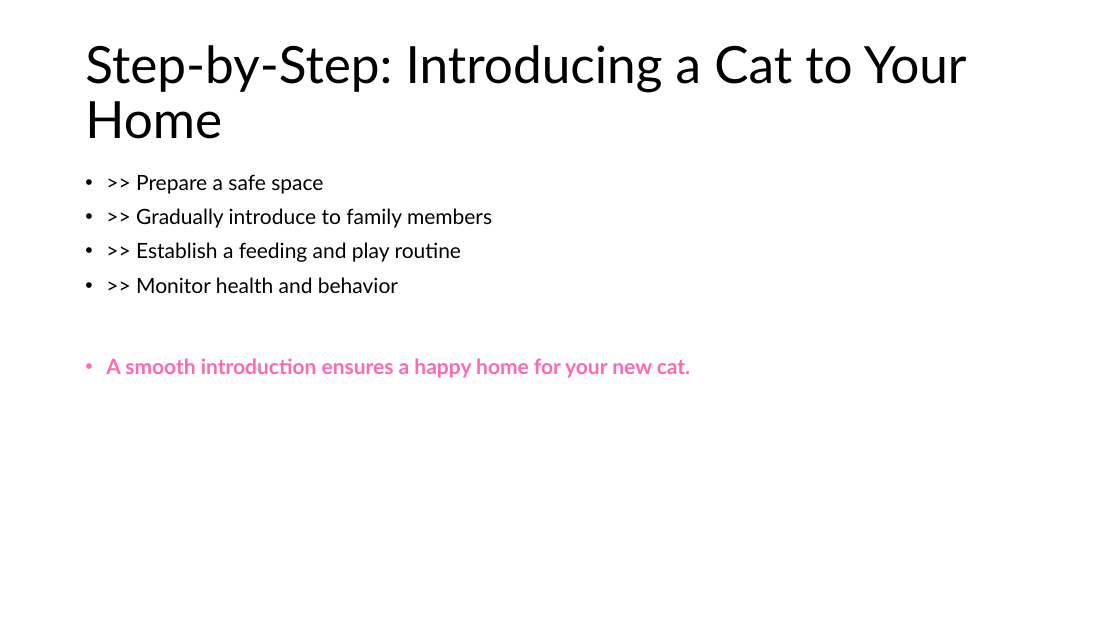
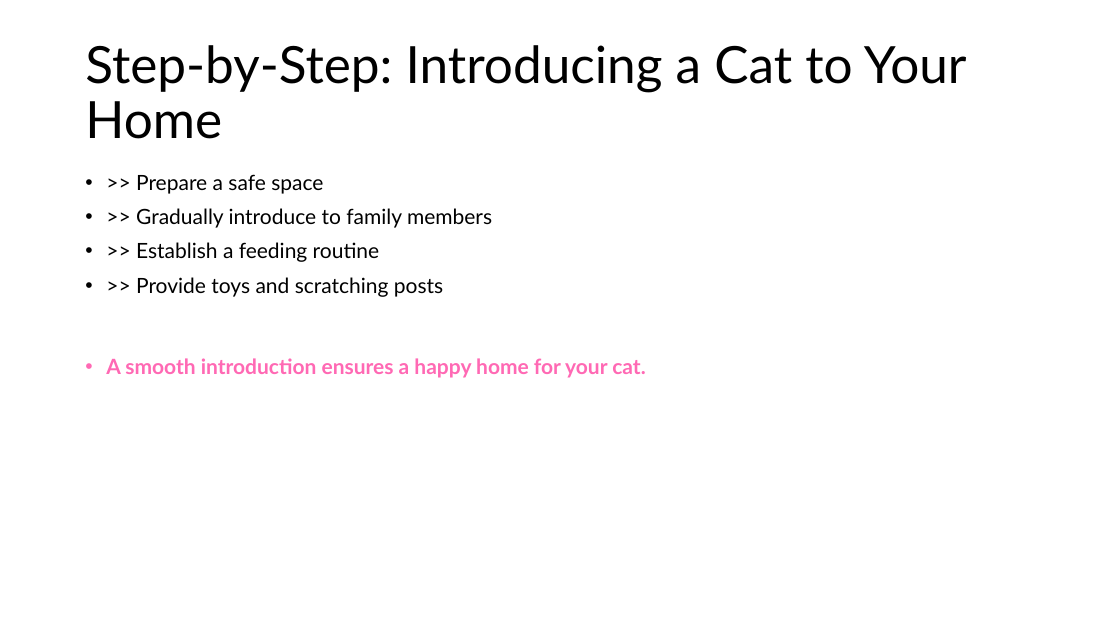
Before and after one commit to drubaga/SlideAI, a slide deck: slide 10 of output/The_Benefits_of_Having_Cats_at_Home.pptx (slide 8 before the commit). Drawn at 1120x630 pixels with LibreOffice and Linux fonts; fonts in the diff are those of the drawing. Boxes give left, top, right and bottom in pixels: in the first picture for what was removed or moved away, otherwise in the second. Text is boxed around its words. In the diff, an @@ line names an element or a change of style, - is before the commit and + after.

```diff
--- a/output/The_Benefits_of_Having_Cats_at_Home.pptx
+++ b/output/The_Benefits_of_Having_Cats_at_Home.pptx
@@ text at [106,242,645,378]: text changed @@
-• >> Establish a feeding and play routine
-• >> Monitor health and behavior
-• A smooth introduction ensures a happy home for your new cat.
+• >> Establish a feeding routine
+• >> Provide toys and scratching posts
+• A smooth introduction ensures a happy home for your cat.
```
Also in this commit, not shown: 9 other slides changed, 1 slide added, 1 slide removed, 2 other files.
